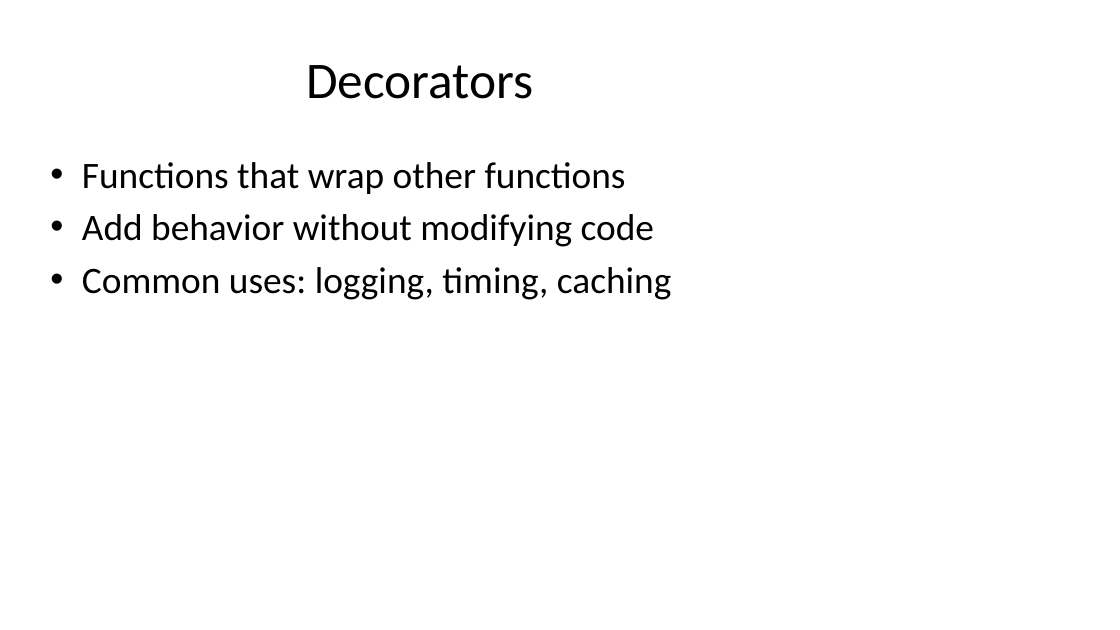
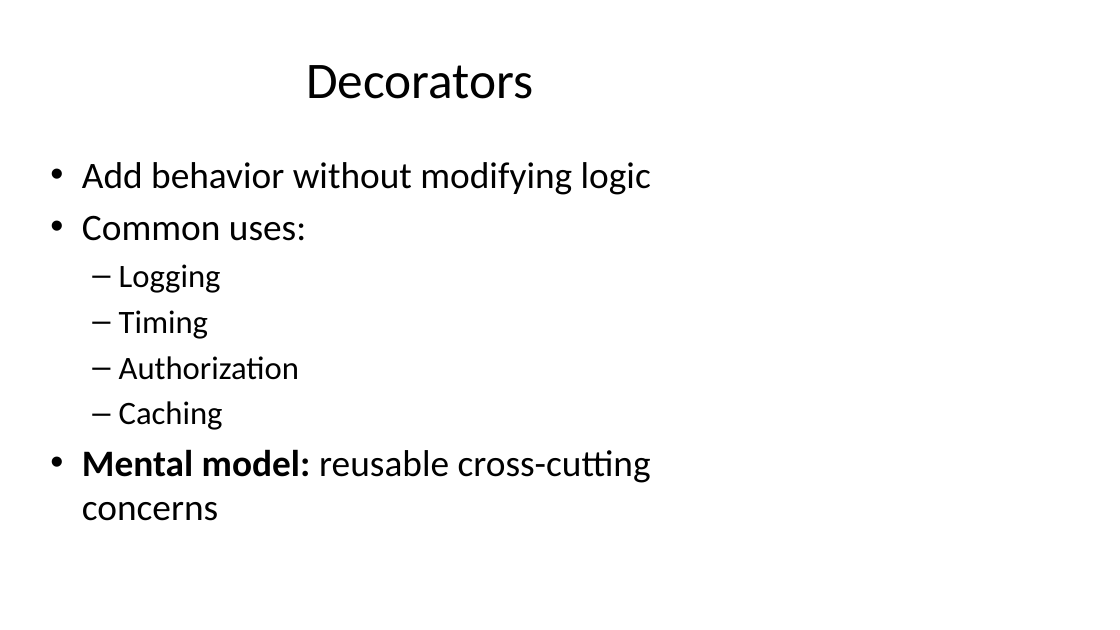
Before and after one commit to seanwhs/3-Day-Python-Crash-Course, a slide deck: slide 256 of Python_Crash_Course_2025.pptx (slide 204 before the commit). Drawn at 1120x630 pixels with LibreOffice and Linux fonts; fonts in the diff are those of the drawing. Boxes give left, top, right and bottom in pixels: in the first picture for what was removed or moved away, otherwise in the second. Text is boxed around its words. In the diff, an @@ line names an element or a change of style, - is before the commit and + after.

```diff
--- a/Python_Crash_Course_2025.pptx
+++ b/Python_Crash_Course_2025.pptx
@@ text at <box>82,162,651,521</box>: text changed @@
-• Functions that wrap other functions
-• Add behavior without modifying code
-• Common uses: logging, timing, caching
+• Add behavior without modifying logic
+• Common uses:
+  – Logging
+  – Timing
+  – Authorization
+  – Caching
+• Mental model: reusable cross-cutting concerns
```
Also in this commit, not shown: 26 other slides changed, 58 slides added, 1 slide removed.
